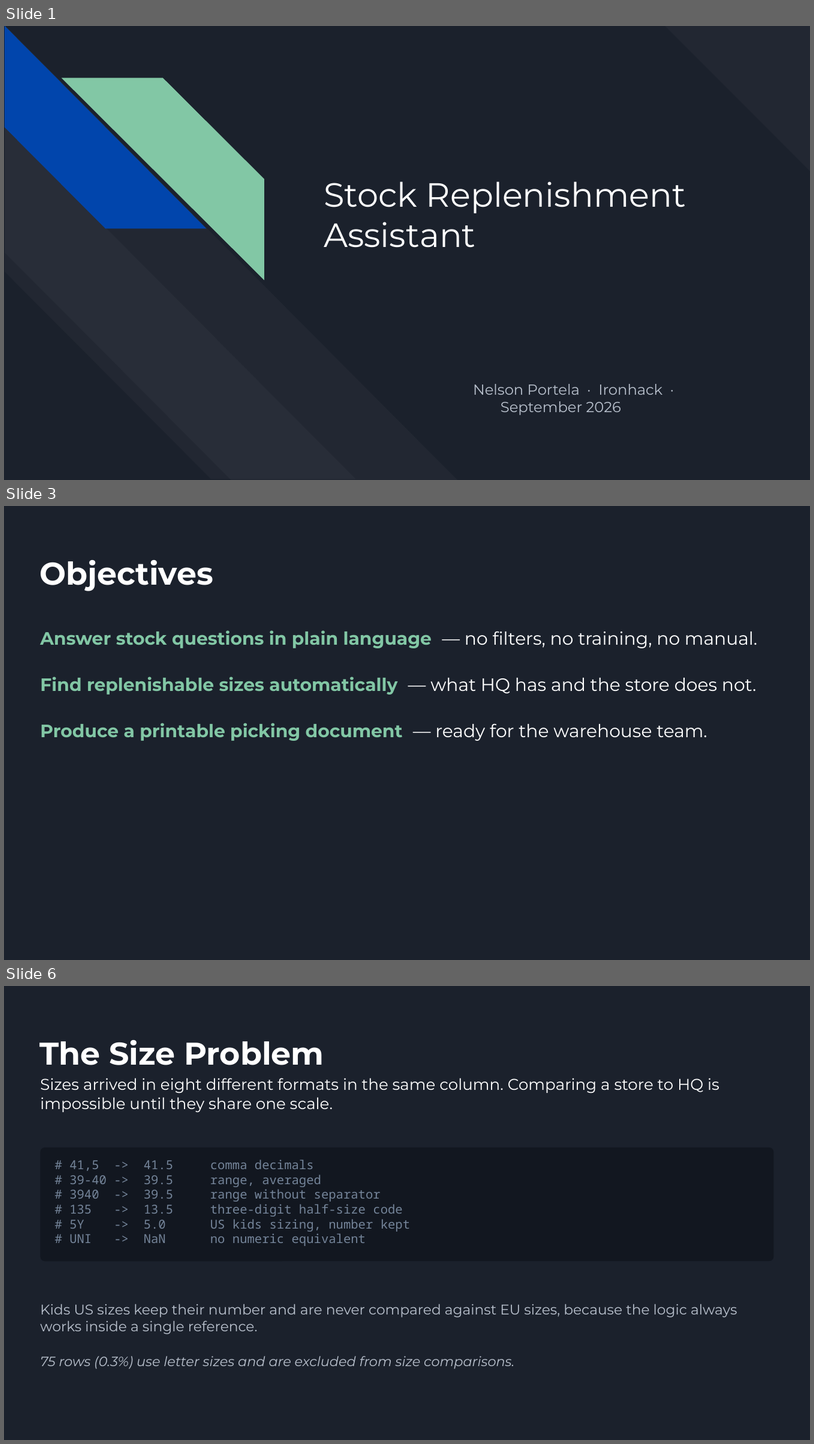
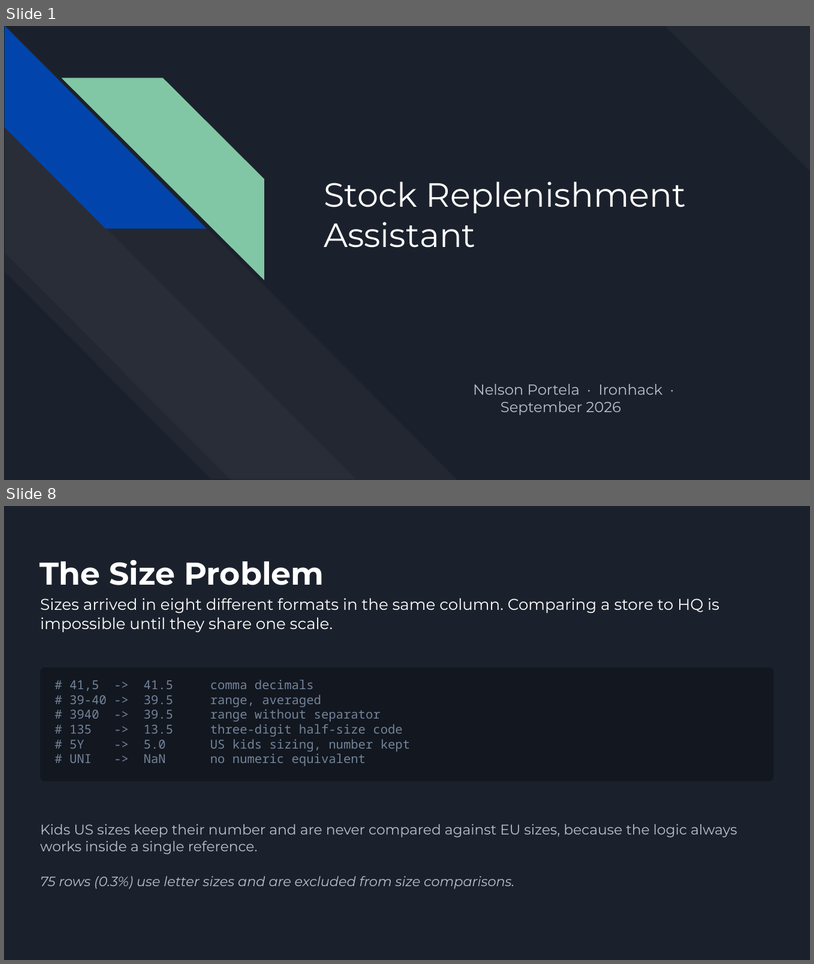
Before and after one commit to nelsonp55/stock-replenishment-assistant, a slide deck: presentation/presentation.pptx. Shown one above the other, each under a label of ours: slides 1, 3 and 6 before the commit, slides 1 and 8 after it; the slides between them are not shown. The pictures are 814x1444 and 814x964 pixels, drawn with LibreOffice and Linux fonts; fonts in the diff are those of the drawing. Boxes give left, top, right and bottom in pixels: in the first picture for what was removed or moved away, otherwise in the second. Text is boxed around its words. In the diff, an @@ line names an element or a change of style, - is before the commit and + after.

```diff
--- a/presentation/presentation.pptx
+++ b/presentation/presentation.pptx
@@ slide 3 removed at [4, 506, 810, 960], background #1B212C @@
@@ title removed at [39, 560, 213, 591] @@
-Objectives
@@ text removed at [40, 630, 758, 741] @@
-Answer stock questions in plain language — no filters, no training, no manual.
-Find replenishable sizes automatically — what HQ has and the store does not.
-Produce a printable picking document — ready for the warehouse team.
@@ what was slide 6 is now slide 8 @@
```
Also in this commit, not shown: 8 slides changed, 5 slides added, 2 other slides removed, 5 other files.
